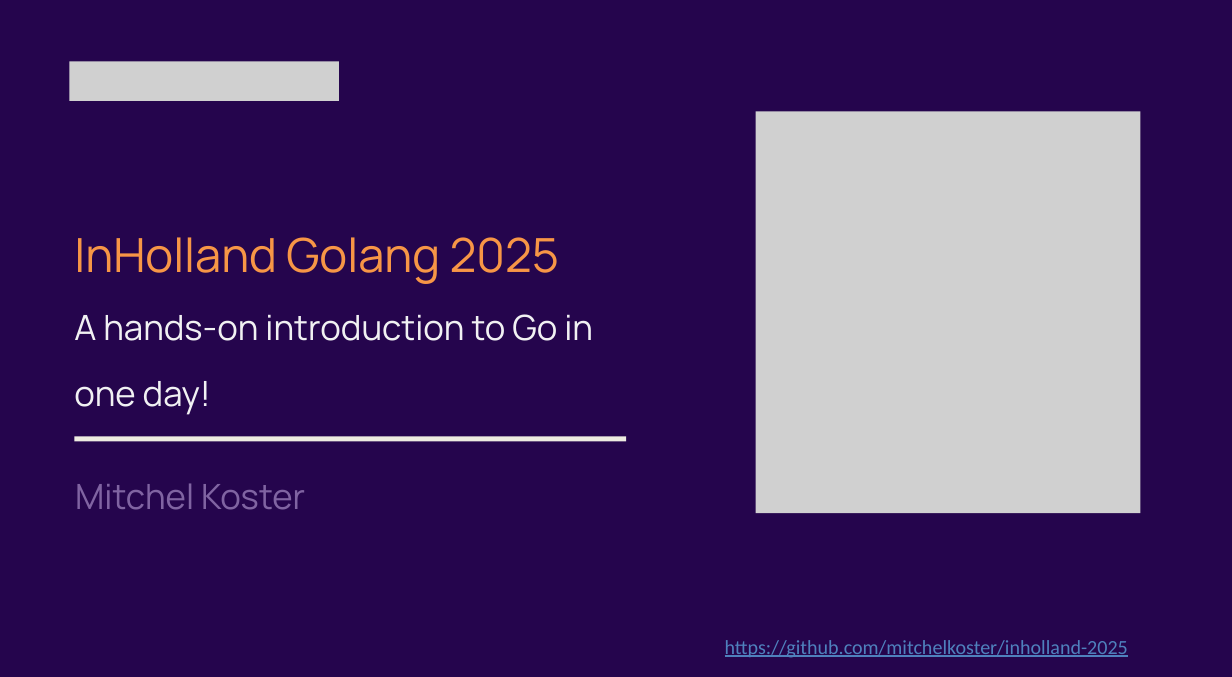
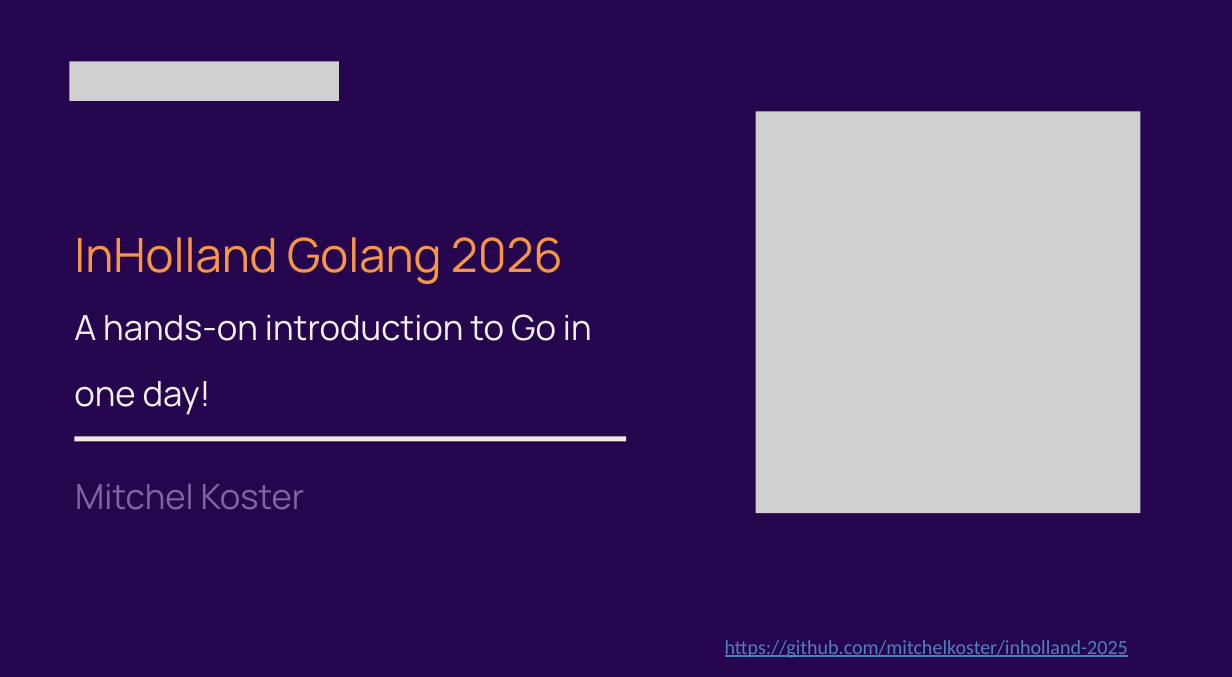
Before and after one commit to mitchelkoster/inholland-2025, a slide deck: slide 1 of presentation.pptx. Drawn at 1232x677 pixels with LibreOffice and Linux fonts; fonts in the diff are those of the drawing; grey boxes stand for pictures; background and template pictures are left out. Boxes give left, top, right and bottom in pixels: in the first picture for what was removed or moved away, otherwise in the second. Text is boxed around its words. In the diff, an @@ line names an element or a change of style, - is before the commit and + after.

```diff
--- a/presentation.pptx
+++ b/presentation.pptx
@@ text at <box>74,237,563,284</box>: text changed; size 56.3 to 56.5 pt @@
-InHolland Golang 2025
+InHolland Golang 2026
@@ text at <box>74,314,592,415</box>: size 41.6 to 41.5 pt in "A hands-on introduction to Go in one ..." @@
```
Also in this commit, not shown: 58 other slides changed.
